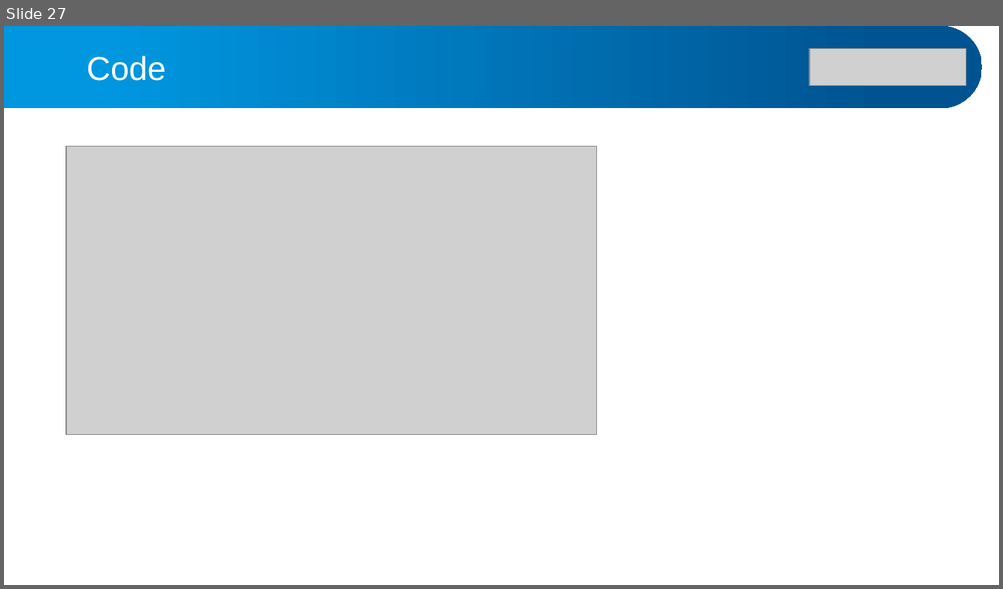
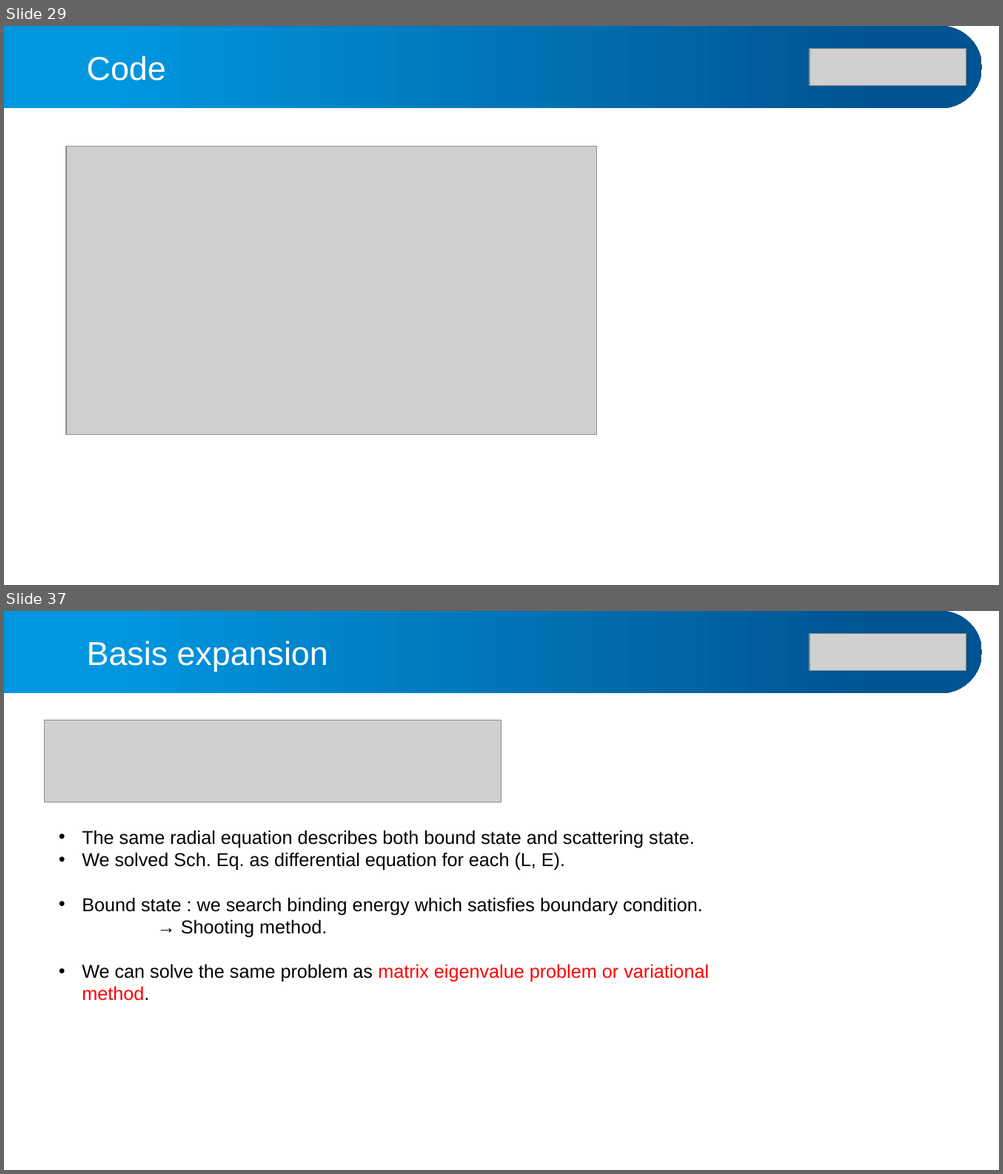
Before and after one commit to alphacentaury-github/NPSS2020, a slide deck: 20260331_연세대_수치양자역학강의.pptx. Shown one above the other, each under a label of ours: slide 27 before the commit, slides 29 and 37 after it; the slides between them are not shown. The pictures are 1003x589 and 1003x1174 pixels, drawn with LibreOffice and Linux fonts; fonts in the diff are those of the drawing; grey boxes stand for pictures. Boxes give left, top, right and bottom in pixels: in the first picture for what was removed or moved away, otherwise in the second. Text is boxed around its words. In the diff, an @@ line names an element or a change of style, - is before the commit and + after.

```diff
--- a/20260331_연세대_수치양자역학강의.pptx
+++ b/20260331_연세대_수치양자역학강의.pptx
@@ slide 37 added at bbox=[4, 611, 999, 1170], background #FFFFFF @@
@@ freeform shape added at bbox=[4, 611, 982, 693], fill gradient #0097E0 to #005391 @@
@@ text added at bbox=[87, 641, 328, 672], 32 pt, text #FFFFFF @@
+Basis expansion
@@ picture added at bbox=[809, 633, 966, 671] @@
@@ picture added at bbox=[44, 720, 501, 802] @@
@@ text added at bbox=[82, 830, 708, 1001], 18 pt, text #000000 @@
+• The same radial equation describes both bound state and scattering state.
+• We solved Sch. Eq. as differential equation for each (L, E).
+• Bound state : we search binding energy which satisfies boundary condition.
+→ Shooting method.
+• We can solve the same problem as matrix eigenvalue problem or variational method.
@@ what was slide 27 is now slide 29 @@
```
Also in this commit, not shown: 6 slides changed, 24 other slides added, 2 slides removed, 2 other files.
